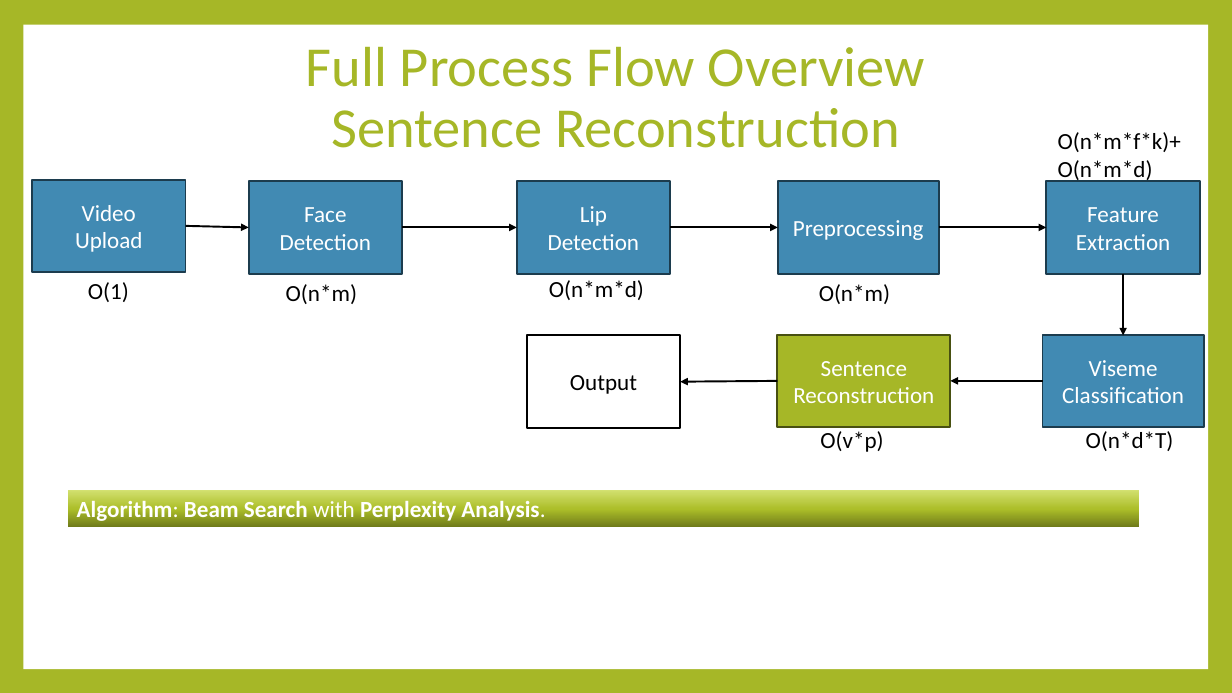
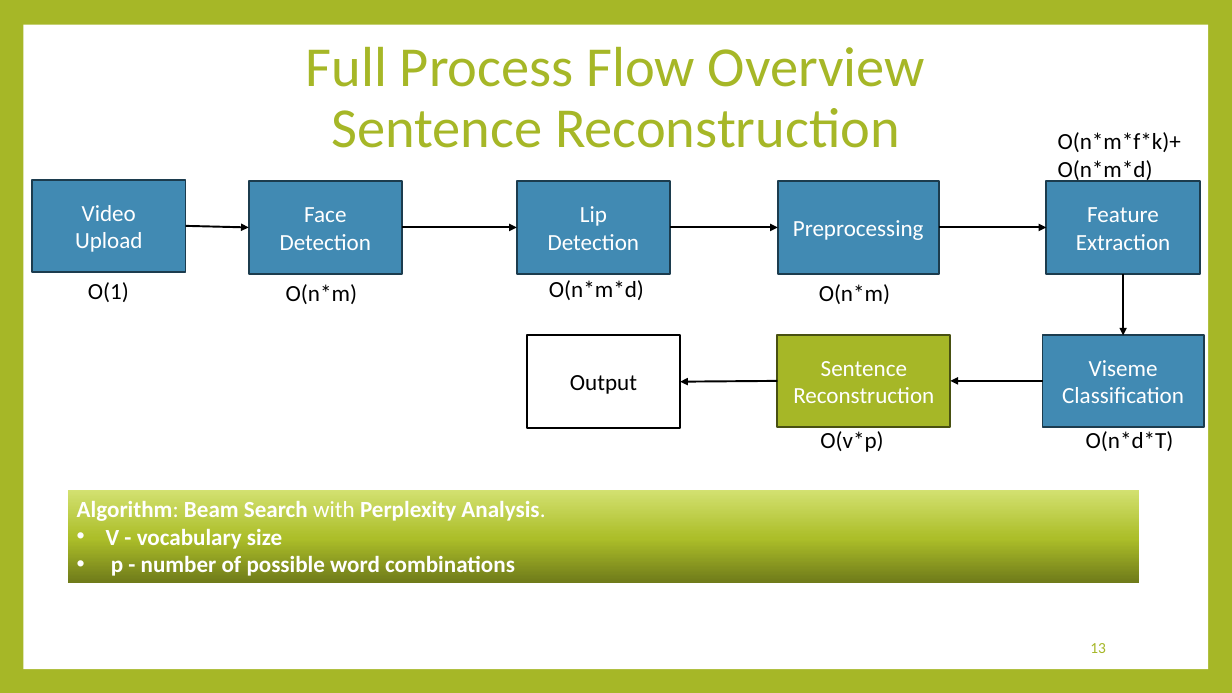
Before and after one commit to majdsalameh1211/VisoSpeak, a slide deck: slide 13 of Phase 1 Presentation.pptx (slide 16 before the commit). Drawn at 1232x693 pixels with LibreOffice and Linux fonts; fonts in the diff are those of the drawing. Boxes give left, top, right and bottom in pixels: in the first picture for what was removed or moved away, otherwise in the second. Text is boxed around its words. In the diff, an @@ line names an element or a change of style, - is before the commit and + after.

```diff
--- a/Phase 1 Presentation.pptx
+++ b/Phase 1 Presentation.pptx
@@ rectangle "Algorithm: Beam Search with Perplexity ...": place and size @@
-rectangle "Algorithm: Beam Search with Perplexity ..." at [67, 490, 1140, 527]
+rectangle "Algorithm: Beam Search with Perplexity ..." at [67, 490, 1140, 583]
@@ text in rectangle at [106, 528, 515, 576]: paragraphs added @@
+• V - vocabulary size
+• p - number of possible word combinations
@@ page number added at [1090, 643, 1106, 653], 12 pt, text #A6B727 @@
+13
```
Also in this commit, not shown: 20 other slides changed, 2 slides added, 5 slides removed.
